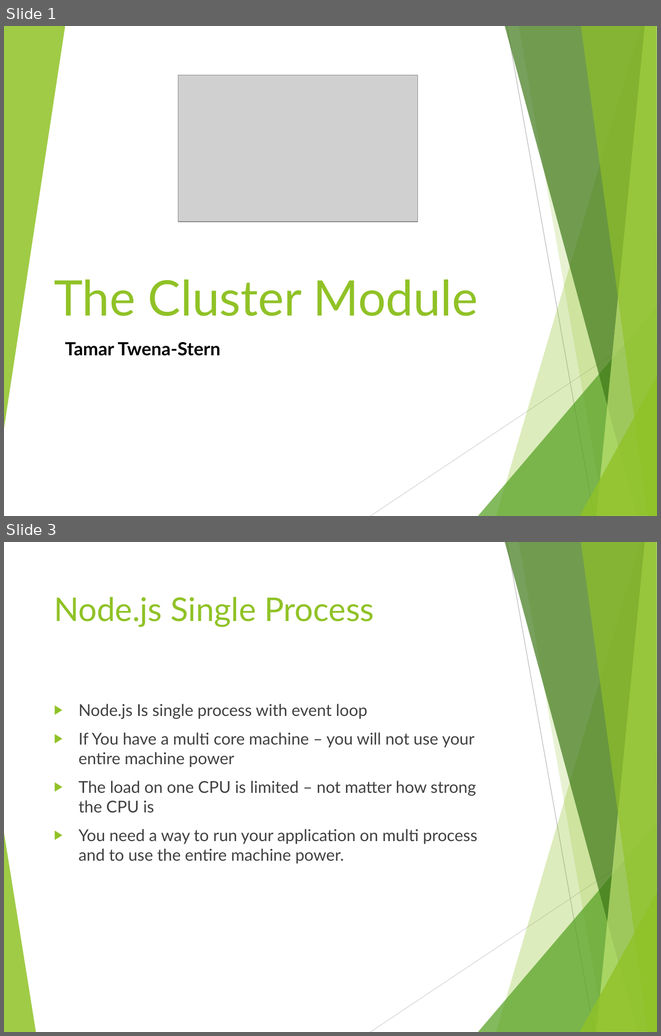
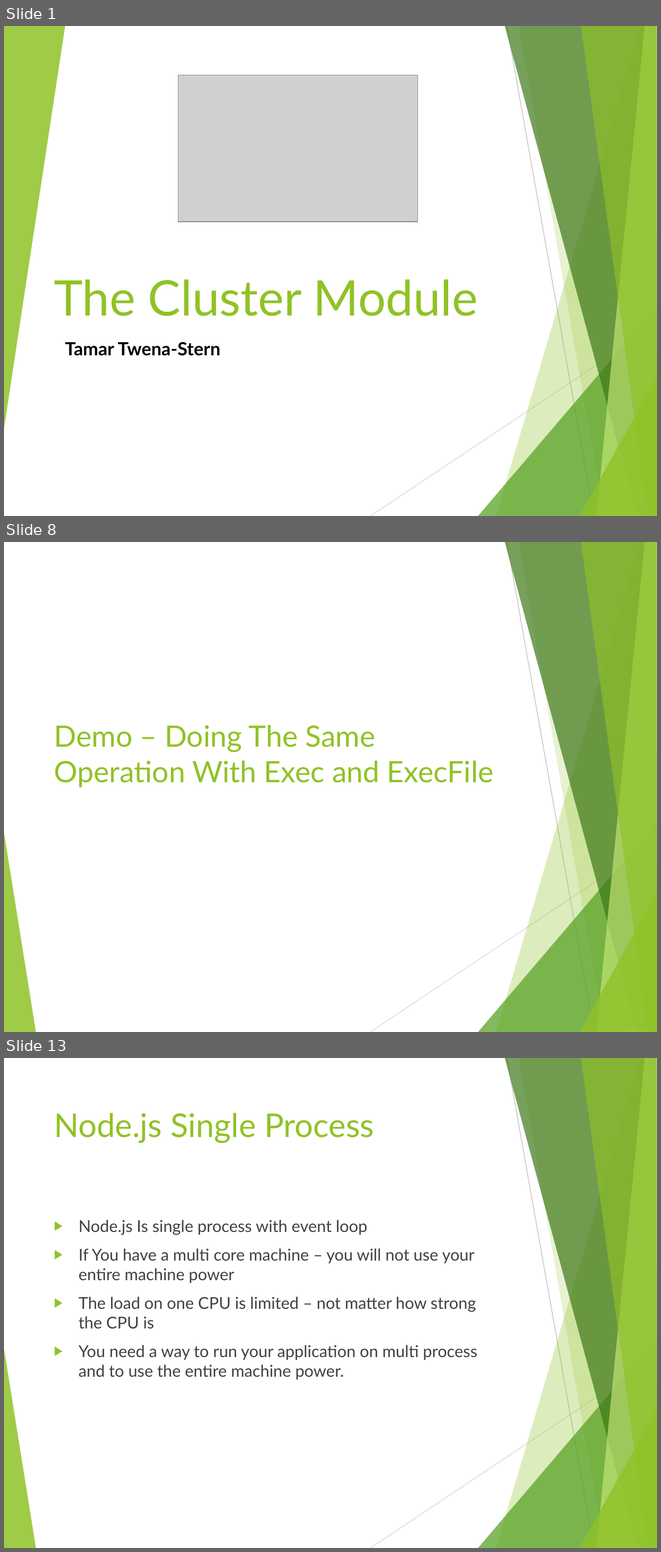
Before and after one commit to tamarstern/MyNodeJSCourse, a slide deck: child_process_and_cluster_module/child_process_and_cluster_module.pptx. Shown one above the other, each under a label of ours: slides 1 and 3 before the commit, slides 1, 8 and 13 after it; the slides between them are not shown. The pictures are 661x1036 and 661x1552 pixels, drawn with LibreOffice and Linux fonts; fonts in the diff are those of the drawing; grey boxes stand for pictures. Boxes give left, top, right and bottom in pixels: in the first picture for what was removed or moved away, otherwise in the second. Text is boxed around its words. In the diff, an @@ line names an element or a change of style, - is before the commit and + after.

```diff
--- a/child_process_and_cluster_module/child_process_and_cluster_module.pptx
+++ b/child_process_and_cluster_module/child_process_and_cluster_module.pptx
@@ slide 8 added at (4, 542, 657, 1032), background #FFFFFF; not listed: 10 template elements that a slide beside it also shows @@
@@ title added at (54, 725, 494, 787), 32.4 pt, text #90C226 @@
+Demo – Doing The Same Operation With Exec and ExecFile
@@ what was slide 3 is now slide 13 @@
```
Also in this commit, not shown: 10 other slides added, 1 slide removed, 21 other files.
